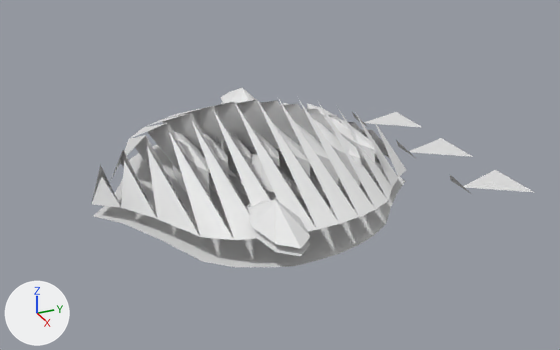
The OBJ model GameData/Meshes/Designs/aetherian/aetherian_miner_mk1_12.obj as it was, and as the next commit left it.
One viewpoint serves both versions: a camera (50 mm lens) standing at (5.49, -2.45, 2.8) and looking at (0.15, -0.05, 0.13). The lights are fixed; the arrows at lower left show +X, +Y and +Z. The picture after the commit comes second. Where no turn or scale is listed for an object, it has been applied to the vertices. Vertices at exactly the same position are counted once.

Objects in the first picture: 'aetherian_miner_mk1_12'.
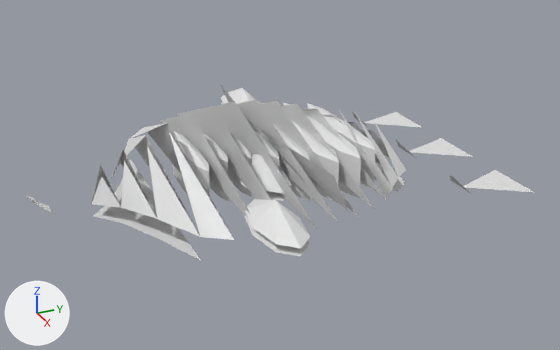
Pixel boxes (x1, y1, x2, y2) of what changed, in the pictures (560 x 350 px):
'aetherian_miner_mk1_12', reshaped (15% wider)
    before: (92, 88, 533, 267)
    after: (27, 84, 533, 261)
part 1 of me_aetherian_miner_mk1_12, cut back
    before: (131, 100, 397, 267)
    after: (220, 84, 348, 211)
part 2 of me_aetherian_miner_mk1_12, added
    after: (27, 196, 52, 213)

Patch to the scene script:
```diff
--- a/GameData/Meshes/Designs/aetherian/aetherian_miner_mk1_12.obj.py
+++ b/GameData/Meshes/Designs/aetherian/aetherian_miner_mk1_12.obj.py
@@ me_aetherian_miner_mk1_12 @@
 # used by ob_aetherian_miner_mk1_12; location = (0.0, 0.0, 0.0)
 # verts and faces of me_aetherian_miner_mk1_12; kept vertices keep their numbers, new ones are numbered from 371
-me_aetherian_miner_mk1_12.from_pydata(...)  # 371 vertices, 362 faces; spans x -1.57..1.57, y -1.57..1.85, z 0.0..0.77
+me_aetherian_miner_mk1_12.from_pydata(...)  # 347 vertices, 314 faces; spans x -1.57..1.57, y -2.04..1.85, z 0.0..0.77
+# me_aetherian_miner_mk1_12 part 1
+# 32 vertices are removed from x -1.31..1.31, y -0.84..0.63, z 0.0..0.77
+# 44 faces are deleted
+# 16 vertices are added at x -1.16..1.16, y -0.33..0.33, z 0.03..0.55
+# 6 new faces join them
+# me_aetherian_miner_mk1_12 part 2
+verts[371] = (-0.07, -1.88, 0.13)  # pixel (48, 205)
+verts[372] = (0.07, -1.88, 0.13)  # pixel (51, 213)
+verts[373] = (0.0, -2.04, 0.25)  # pixel (25, 198)
+verts[374] = (-0.04, -1.98, 0.23)  # pixel (33, 197)
+verts[375] = (0.04, -1.98, 0.23)  # pixel (35, 201)
+verts[376] = (0.0, -2.04, 0.27)  # pixel (25, 195)
+faces += [(371, 372, 373), (374, 375, 376)]
+# other edits to the shape of me_aetherian_miner_mk1_12 do not show in these pictures
```
